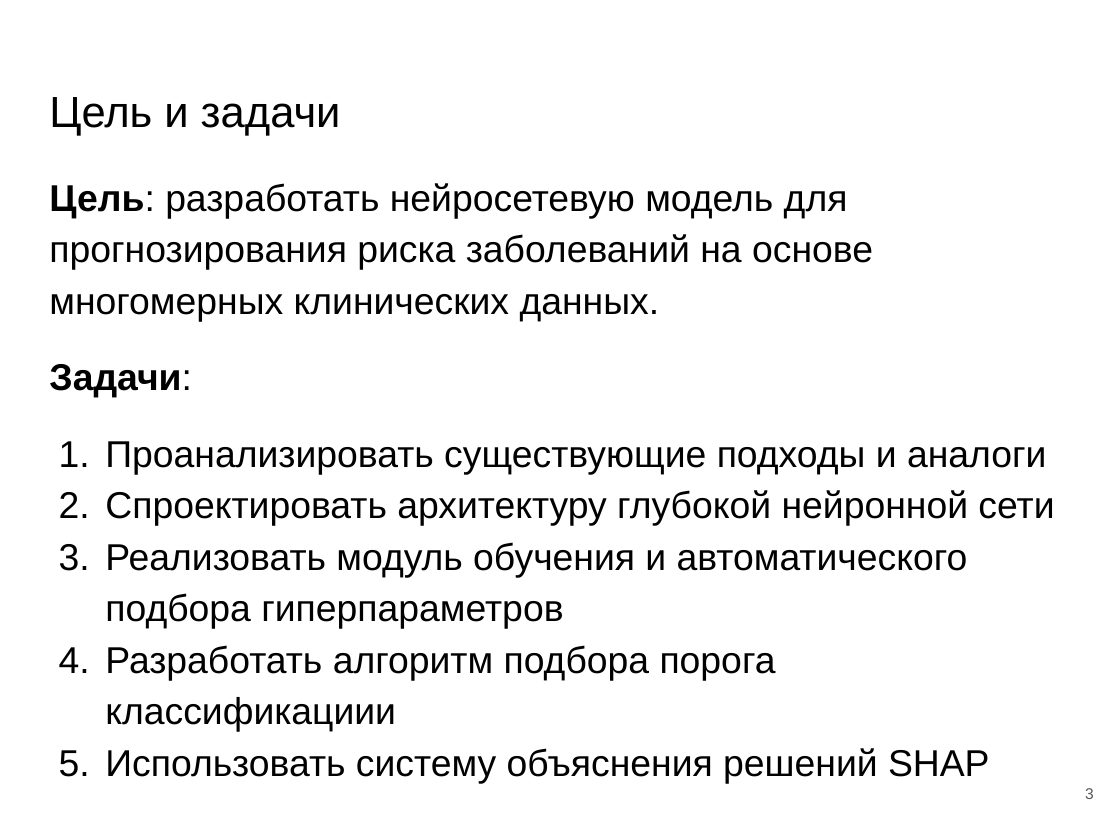
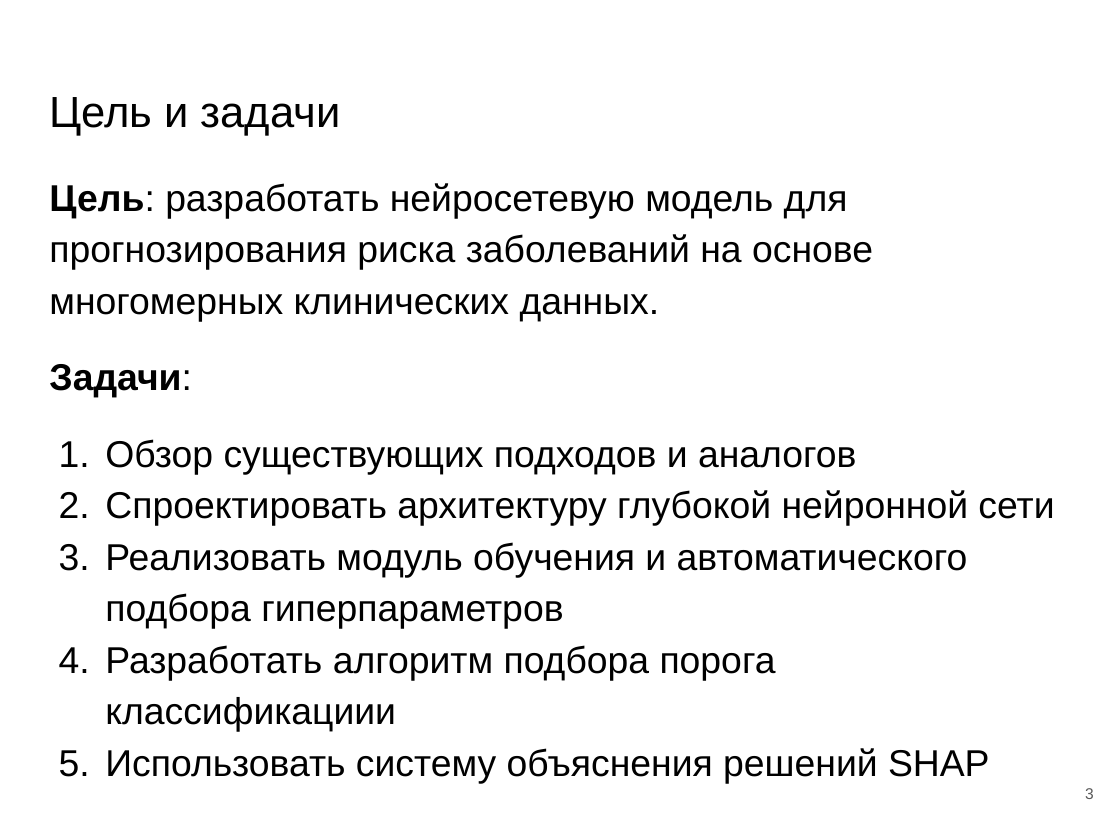
Before and after one commit to Pryflas/diplom, a slide deck: slide 3 of 2026ВКР238330МОРДАСОВ_презентация.pptx. Drawn at 1120x840 pixels with LibreOffice and Linux fonts; fonts in the diff are those of the drawing. Boxes give left, top, right and bottom in pixels: in the first picture for what was removed or moved away, otherwise in the second. Text is boxed around its words. In the diff, an @@ line names an element or a change of style, - is before the commit and + after.

```diff
--- a/2026ВКР238330МОРДАСОВ_презентация.pptx
+++ b/2026ВКР238330МОРДАСОВ_презентация.pptx
@@ text at <box>105,439,856,474</box>: text changed @@
-1. Проанализировать существующие подходы и аналоги
+1. Обзор существующих подходов и аналогов
```
Also in this commit, not shown: 2 other slides changed, 2 other files.
